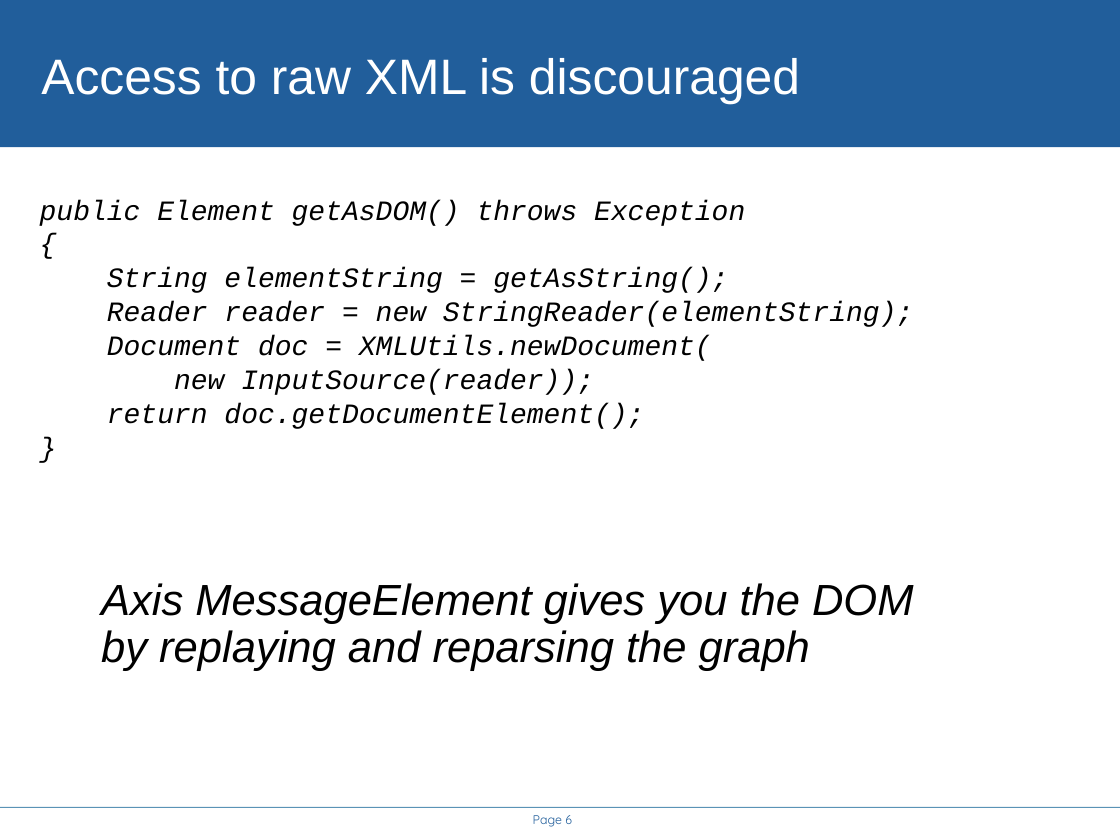
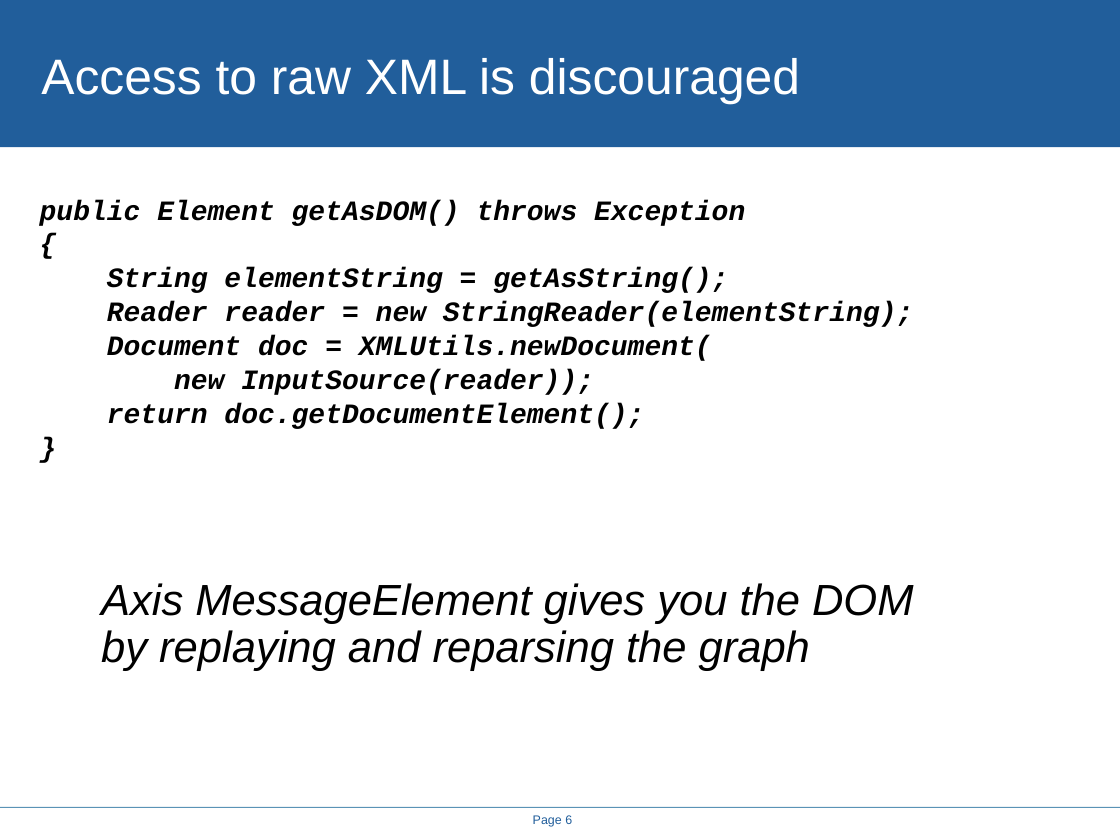
Before and after one commit to rhusar/smartfrog, a slide deck: slide 6 of projects/alpine/doc/icws2005/rethinking_the_java_SOAP_stack.ppt. Drawn at 1120x840 pixels with LibreOffice and Linux fonts; fonts in the diff are those of the drawing; background and template pictures are left out. Boxes give left, top, right and bottom in pixels: in the first picture for what was removed or moved away, otherwise in the second. Text is boxed around its words. In the diff, an @@ line names an element or a change of style, - is before the commit and + after.

```diff
--- a/projects/alpine/doc/icws2005/rethinking_the_java_SOAP_stack.ppt
+++ b/projects/alpine/doc/icws2005/rethinking_the_java_SOAP_stack.ppt
@@ text "public Element getAsDOM() throws Exception" at [40, 200, 913, 429]: bold on @@
@@ page number at [533, 815, 572, 827]: font Quicksand to Arial @@
```
Also in this commit, not shown: 14 other slides changed, 4 slides added, 4 slides removed, 8 other files.
